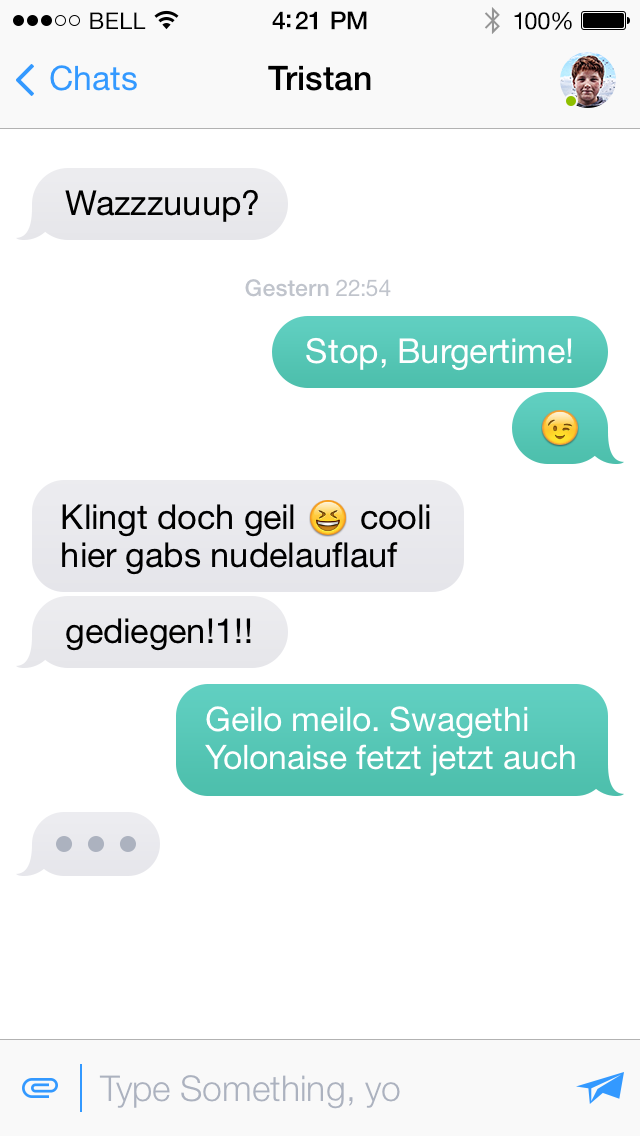
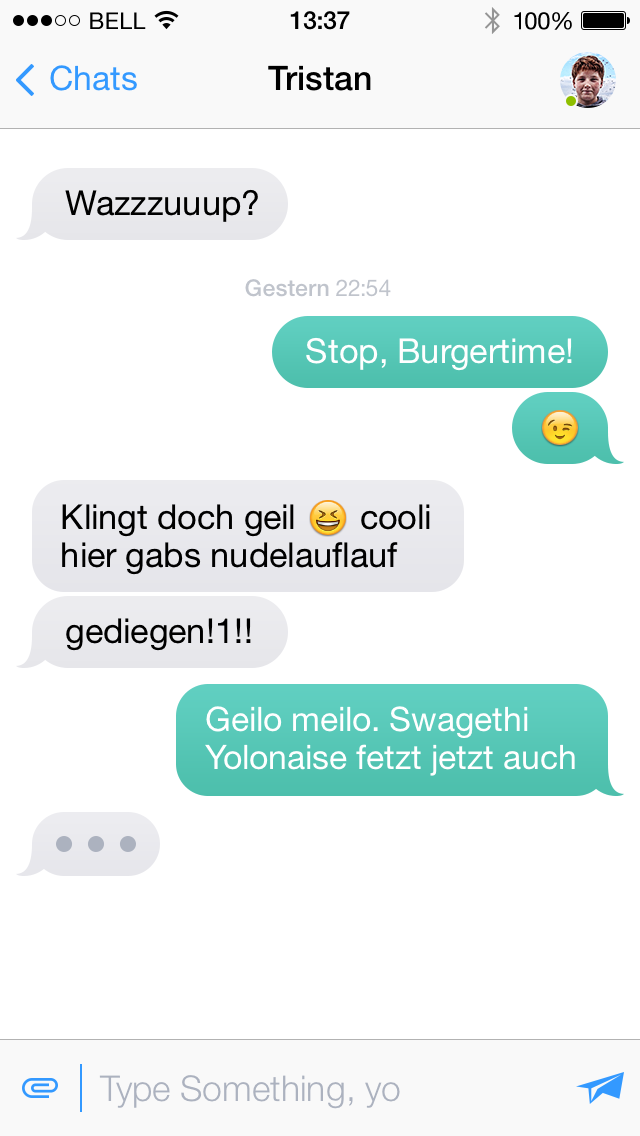
Layers edited between the first and the second (640, 1136) image:
removed group "Status Bar" (15 layers) over [18, 11, 572, 30]
removed group "Signal & Carrier" (7 layers) from group "Status Bar" over [18, 12, 146, 29]
removed layer "BELL" from group "Signal & Carrier" over [90, 12, 146, 29]
removed layer "4:21 PM" from group "Status Bar" over [272, 11, 367, 30]
removed group "Battery" (4 layers) from group "Status Bar" over [514, 12, 572, 30]
removed layer "100%" from group "Battery" over [514, 12, 572, 30]
added layer "status-bar" above "Nav Bar" over [18, 11, 572, 30]
